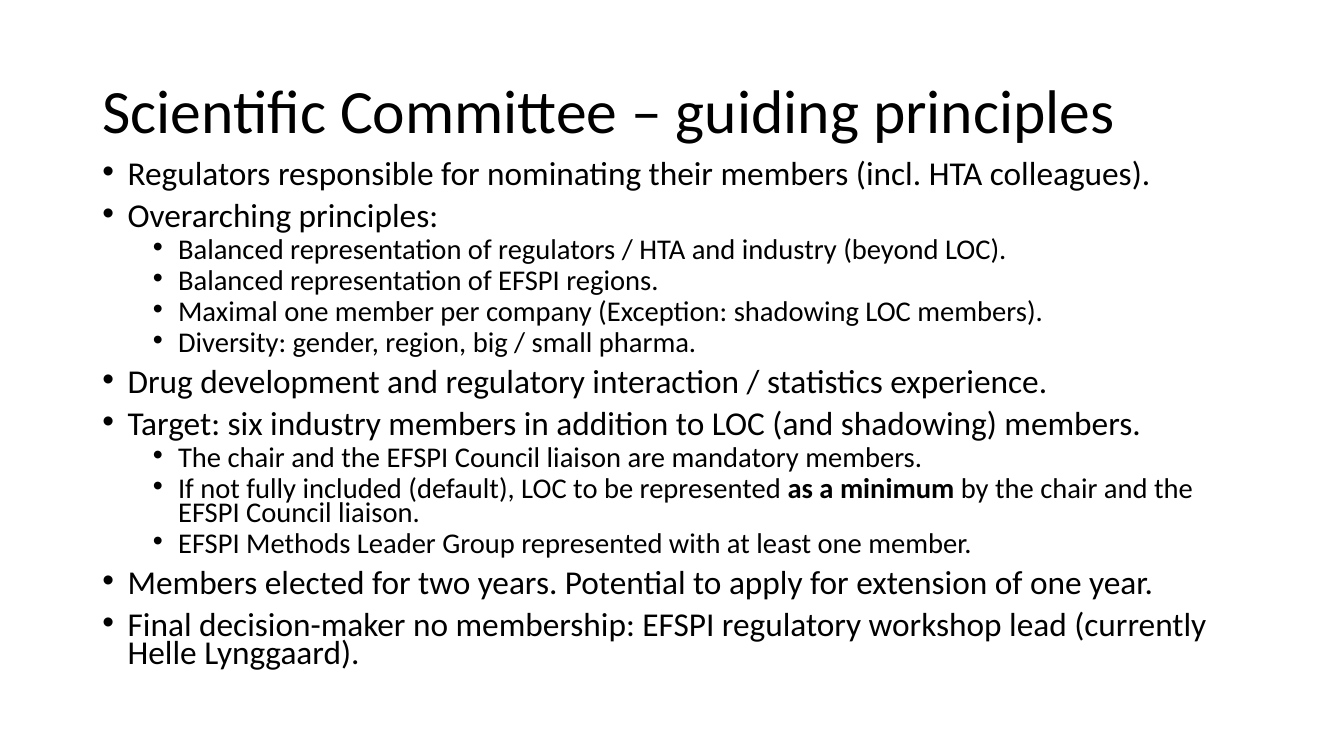
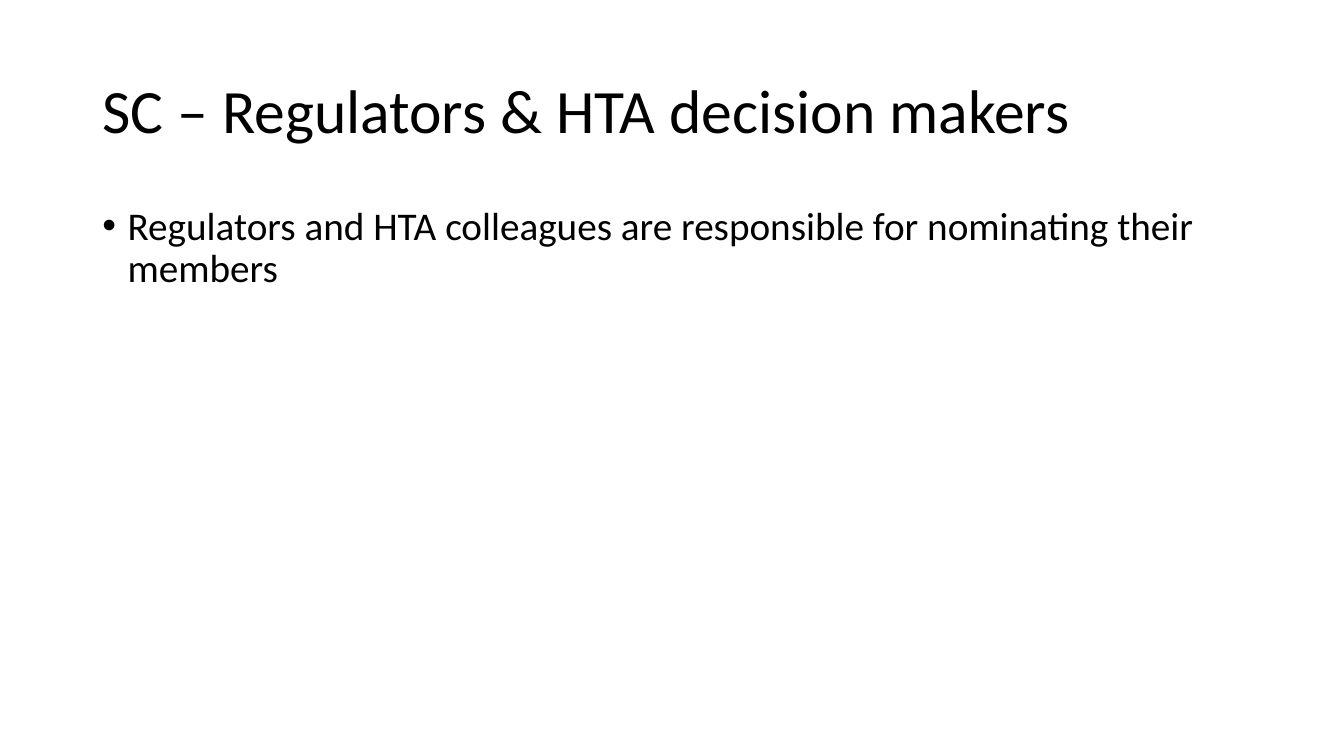
Before and after one commit to efspieurope/workshop, a slide deck: slide 12 of data/EFSPI_Workshop_Principles_SciCom.pptx (slide 3 before the commit). Drawn at 1344x756 pixels with LibreOffice and Linux fonts; fonts in the diff are those of the drawing. Boxes give left, top, right and bottom in pixels: in the first picture for what was removed or moved away, otherwise in the second. Text is boxed around its words. In the diff, an @@ line names an element or a change of style, - is before the commit and + after.

```diff
--- a/data/EFSPI_Workshop_Principles_SciCom.pptx
+++ b/data/EFSPI_Workshop_Principles_SciCom.pptx
@@ title at bbox=[102, 90, 1069, 144]: text changed @@
-Scientific Committee – guiding principles
+SC – Regulators & HTA decision makers
@@ text at bbox=[128, 212, 1193, 283]: text changed; size 20.4 to 28 pt @@
-• Regulators responsible for nominating their members (incl. HTA colleagues).
-• Overarching principles:
-  • Balanced representation of regulators / HTA and industry (beyond LOC).
-  • Balanced representation of EFSPI regions.
-  • Maximal one member per company (Exception: shadowing LOC members).
-  • Diversity: gender, region, big / small pharma.
-• Drug development and regulatory interaction / statistics experience.
-• Target: six industry members in addition to LOC (and shadowing) members.
-  • The chair and the EFSPI Council liaison are mandatory members.
-  • If not fully included (default), LOC to be represented as a minimum by the chair and the EFSPI Council liaison.
-  • EFSPI Methods Leader Group represented with at least one member.
-• Members elected for two years. Potential to apply for extension of one year.
-• Final decision-maker no membership: EFSPI regulatory workshop lead (currently Helle Lynggaard).
+• Regulators and HTA colleagues are responsible for nominating their members
```
Also in this commit, not shown: 5 other slides changed, 9 slides added, 1 slide removed, 5 other files.
